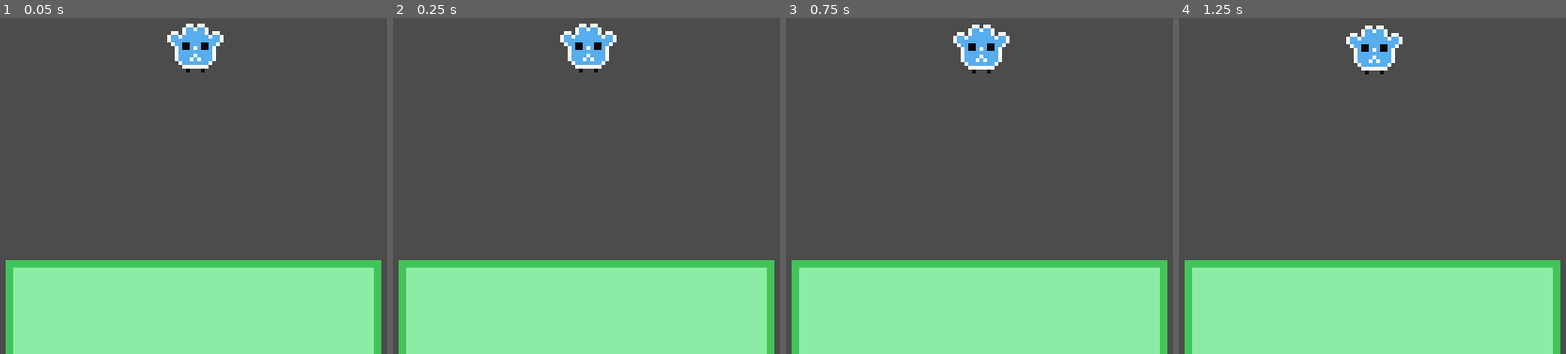
Above: before the commit, frames 1-4 (left to right).
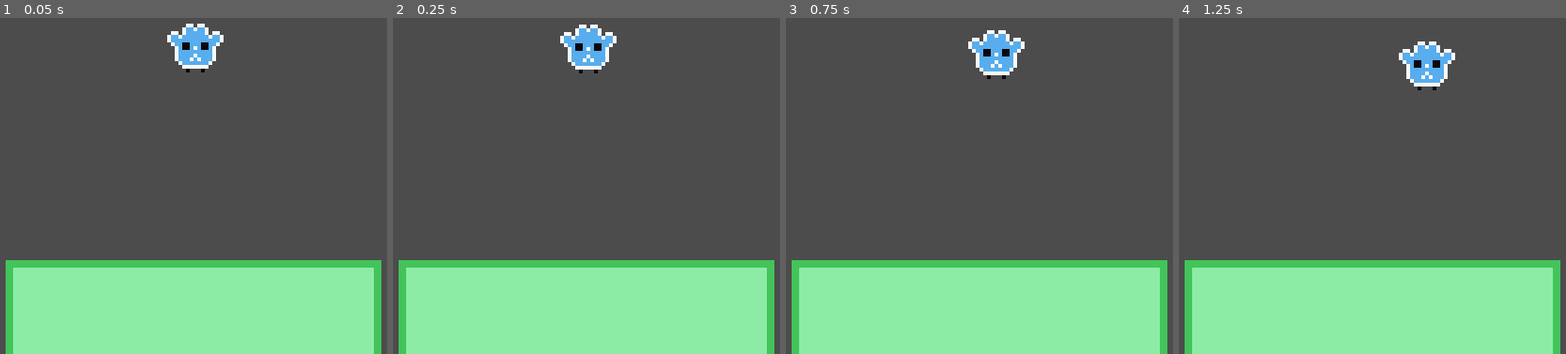
Above: after the commit, the same moments.

Repository: rafa-fiedo/tutorial_movement
Game: Godot game, scene res://scenes/InitScene.tscn
The game is run twice, just before and just after one commit, with the same random seed, the same clock (stepped at 60 frames per second) and the same inputs.
Inputs:
- Up to frame 1 (0.05 s): no input
- Up to frame 2 (0.25 s): no input
- Up to frame 3 (0.75 s): hold Right (ui_right) from 0.53 s (still down)
- Up to frame 4 (1.25 s): keep holding Right (ui_right)

Frame 1 is identical in both runs. In frame 2, 0.2% of the frame differs, in the area x 43-58%, y 1-17%; in frame 3, 1.5%; in frame 4, 2.8%, in the area x 43-72%, y 2-22%.

Commit message:
end of tutorial

Diff:
--- a/project.godot
+++ b/project.godot
@@ -23,8 +23,8 @@
 
 window/size/width=200
 window/size/height=100
-window/size/test_width=1400
-window/size/test_height=700
+window/size/test_width=1200
+window/size/test_height=600
 window/stretch/mode="2d"
 window/stretch/aspect="expand"
 
--- a/scenes/InitScene.tscn
+++ b/scenes/InitScene.tscn
@@ -13,15 +13,9 @@
 
 [node name="basic_rectangle" type="Sprite" parent="StaticBody2D"]
 texture = ExtResource( 1 )
-__meta__ = {
-"_edit_lock_": true
-}
 
 [node name="CollisionShape2D" type="CollisionShape2D" parent="StaticBody2D"]
 shape = SubResource( 1 )
-__meta__ = {
-"_edit_lock_": true
-}
 
 [node name="Player" parent="." instance=ExtResource( 2 )]
 position = Vector2( 100, 25 )
--- a/scenes/Player.tscn
+++ b/scenes/Player.tscn
@@ -4,7 +4,7 @@
 [ext_resource path="res://scripts/Player.gd" type="Script" id=2]
 
 [sub_resource type="RectangleShape2D" id=1]
-extents = Vector2( 7.5, 6.5 )
+extents = Vector2( 5, 6.5 )
 
 [node name="Player" type="KinematicBody2D"]
 script = ExtResource( 2 )
@@ -14,11 +14,11 @@
 texture = ExtResource( 1 )
 
 [node name="CollisionShape2D" type="CollisionShape2D" parent="."]
-position = Vector2( 0.5, -6.5 )
+position = Vector2( 1, -6.5 )
 shape = SubResource( 1 )
 
 [node name="Timer" type="Timer" parent="."]
-wait_time = 5.0
+wait_time = 4.0
 one_shot = true
 autostart = true
 [connection signal="timeout" from="Timer" to="." method="_on_Timer_timeout"]
--- a/scripts/Player.gd
+++ b/scripts/Player.gd
@@ -1,21 +1,30 @@
 extends KinematicBody2D
 
-const GRAVITY = 25
+const GRAVITY = 0.1 # in pixels
+const JUMP = 25 # start speed px/s
+const SPEED = 20 # px/s
 
-var velocity = Vector2.ZERO
+var velocity = Vector2.ZERO # (0,0)
 
 func _ready():
 	pass
 
 func _on_Timer_timeout():
-	print("2 sec done!")
+	print(str($Timer.wait_time) + " second(s) finished")
 
 func _physics_process(delta):
-	# Physics processing means that the frame rate is synced to the physics, i.e. the delta variable should be constant
-	# print(delta) # 0.016667
-	# print(str(Engine.get_frames_per_second()))
-	print(velocity)
-	velocity.y = GRAVITY * delta
 
-	velocity = move_and_slide(velocity, Vector2.UP)
-	pass
+	# if no keyboard input for left/right then x speed is 0
+	velocity.x = 0
+	if(Input.is_action_pressed("ui_right")):
+		velocity.x = SPEED
+	elif(Input.is_action_pressed("ui_left")):
+		velocity.x = -SPEED
+
+	velocity.y += GRAVITY
+
+	if (Input.is_action_just_pressed("ui_up")):
+		velocity.y -= 25
+		$Timer.start(8)
+
+	velocity = move_and_slide(velocity)
